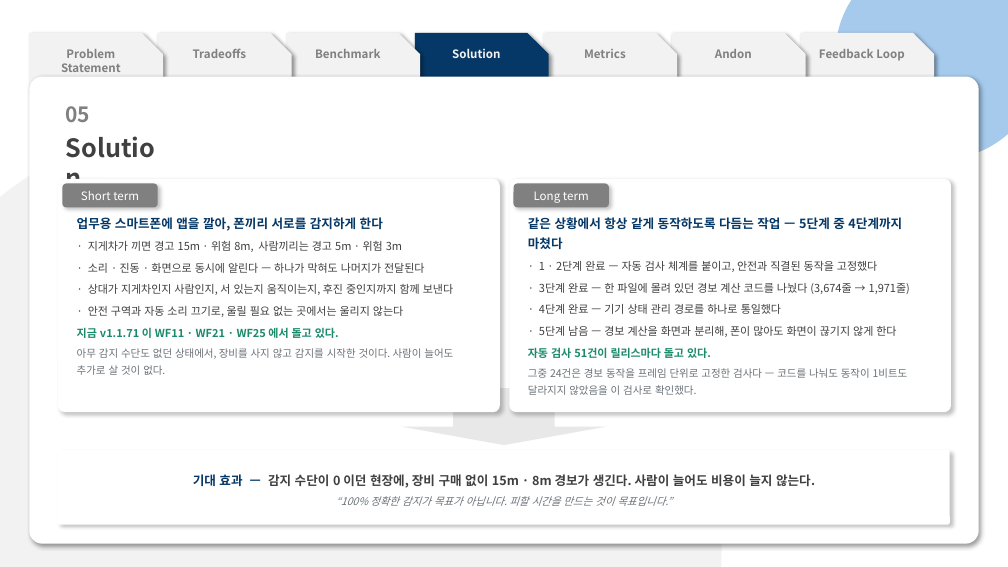
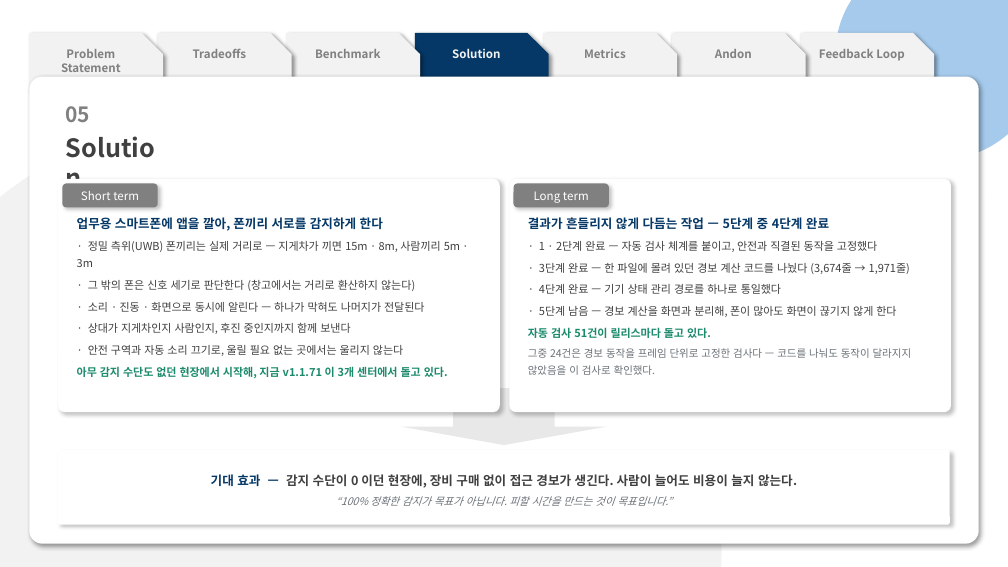
Before and after one commit to pslymzero-cyber/SafeAlert, a slide deck: slide 9 of docs/presentation/contest/SafeAlert_CouSolve_Contest.pptx. Drawn at 1008x567 pixels with LibreOffice and Linux fonts; fonts in the diff are those of the drawing. Boxes give left, top, right and bottom in pixels: in the first picture for what was removed or moved away, otherwise in the second. Text is boxed around its words. In the diff, an @@ line names an element or a change of style, - is before the commit and + after.

```diff
--- a/docs/presentation/contest/SafeAlert_CouSolve_Contest.pptx
+++ b/docs/presentation/contest/SafeAlert_CouSolve_Contest.pptx
@@ text in rounded rectangle at (x1=528, y1=217, x2=829, y2=229): text changed @@
-같은 상황에서 항상 같게 동작하도록 다듬는 작업 — 5단계 중 4단계까지 마쳤다
+결과가 흔들리지 않게 다듬는 작업 — 5단계 중 4단계 완료
@@ text in rounded rectangle at (x1=77, y1=241, x2=460, y2=291): text changed @@
-· 지게차가 끼면 경고 15m · 위험 8m, 사람끼리는 경고 5m · 위험 3m
+· 정밀 측위(UWB) 폰끼리는 실제 거리로 — 지게차가 끼면 15m · 8m, 사람끼리 5m · 3m
+· 그 밖의 폰은 신호 세기로 판단한다 (창고에서는 거리로 환산하지 않는다)
@@ text in rounded rectangle at (x1=88, y1=323, x2=350, y2=334): text changed @@
-· 상대가 지게차인지 사람인지, 서 있는지 움직이는지, 후진 중인지까지 함께 보낸다
+· 상대가 지게차인지 사람인지, 후진 중인지까지 함께 보낸다
@@ text in rounded rectangle at (x1=528, y1=348, x2=912, y2=375): text changed @@
-그중 24건은 경보 동작을 프레임 단위로 고정한 검사다 — 코드를 나눠도 동작이 1비트도 달라지지 않았음을 이 검사로 확인했다.
+그중 24건은 경보 동작을 프레임 단위로 고정한 검사다 — 코드를 나눠도 동작이 달라지지 않았음을 이 검사로 확인했다.
@@ text in rounded rectangle at (x1=77, y1=366, x2=448, y2=378): text changed; size 10 to 10.5 pt; text colour #6B7278 to #1B8A6B; bold on @@
-지금 v1.1.71 이 WF11 · WF21 · WF25 에서 돌고 있다.
-아무 감지 수단도 없던 상태에서, 장비를 사지 않고 감지를 시작한 것이다. 사람이 늘어도 추가로 살 것이 없다.
+아무 감지 수단도 없던 현장에서 시작해, 지금 v1.1.71 이 3개 센터에서 돌고 있다.
@@ text in rounded rectangle at (x1=211, y1=474, x2=797, y2=488): text changed @@
-기대 효과 — 감지 수단이 0 이던 현장에, 장비 구매 없이 15m · 8m 경보가 생긴다. 사람이 늘어도 비용이 늘지 않는다.
+기대 효과 — 감지 수단이 0 이던 현장에, 장비 구매 없이 접근 경보가 생긴다. 사람이 늘어도 비용이 늘지 않는다.
```
Also in this commit, not shown: 7 other slides changed, 2 other files.
